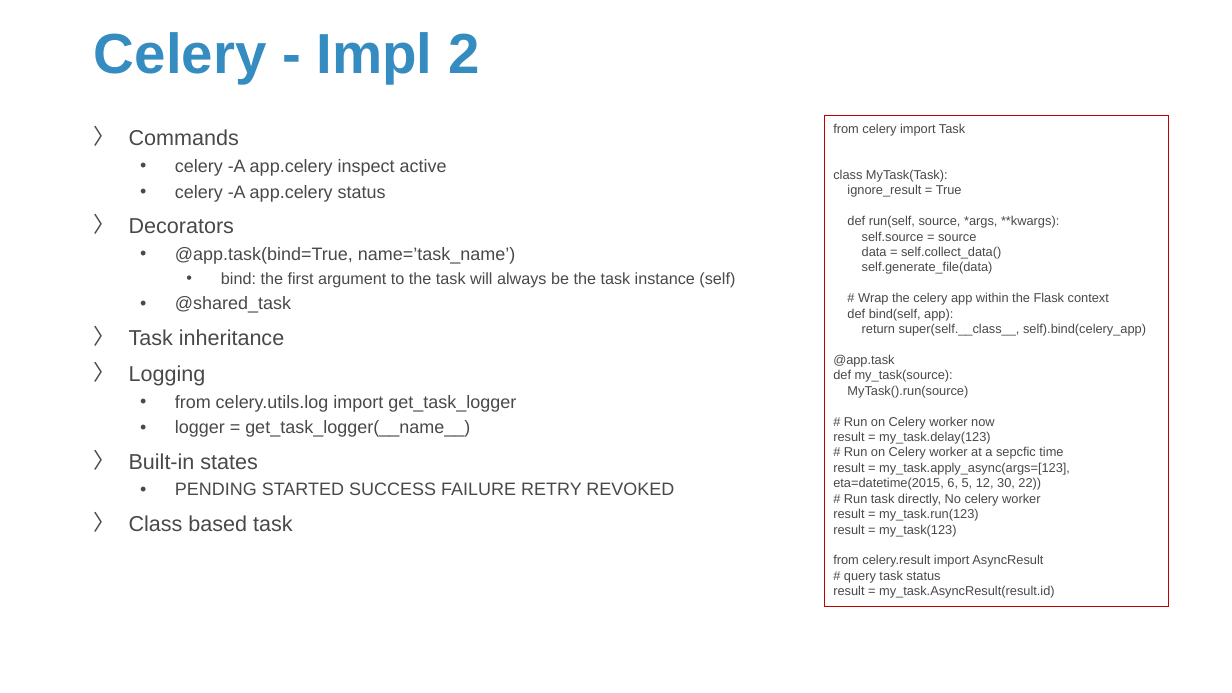
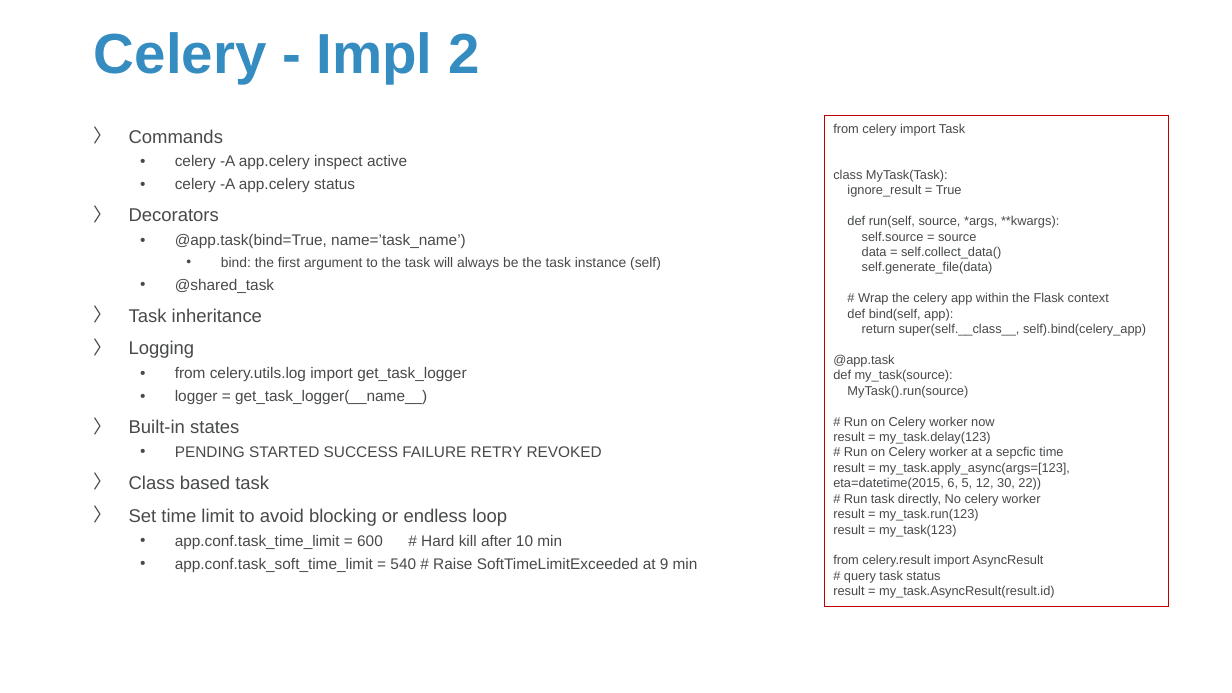
Before and after one commit to Sparks-Lu/TechNotes, a slide deck: slide 44 of Web/Flask-Notes.pptx (slide 38 before the commit). Drawn at 1232x693 pixels with LibreOffice and Linux fonts; fonts in the diff are those of the drawing; background and template pictures are left out. Boxes give left, top, right and bottom in pixels: in the first picture for what was removed or moved away, otherwise in the second. Text is boxed around its words. In the diff, an @@ line names an element or a change of style, - is before the commit and + after.

```diff
--- a/Web/Flask-Notes.pptx
+++ b/Web/Flask-Notes.pptx
@@ text at [129,129,661,489]: size 16.8 to 14.4 pt in "Commands", "Decorators", "Task inheritance", "Logging" and 2 more places; size 14 to 12 pt in "celery -A app.celery inspect active", "celery -A app.celery status", "@app.task(bind=True, name=’task_name’)", "@shared_task" and 3 more places; size 12.6 to 10.8 pt in "bind: the first argument to the task ..." @@
@@ text at [129,508,698,572]: paragraphs added @@
+〉 Set time limit to avoid blocking or endless loop
+  • app.conf.task_time_limit = 600 # Hard kill after 10 min
+  • app.conf.task_soft_time_limit = 540 # Raise SoftTimeLimitExceeded at 9 min
```
Also in this commit, not shown: 10 other slides changed, 12 slides added, 4 slides removed, 16 other files.
